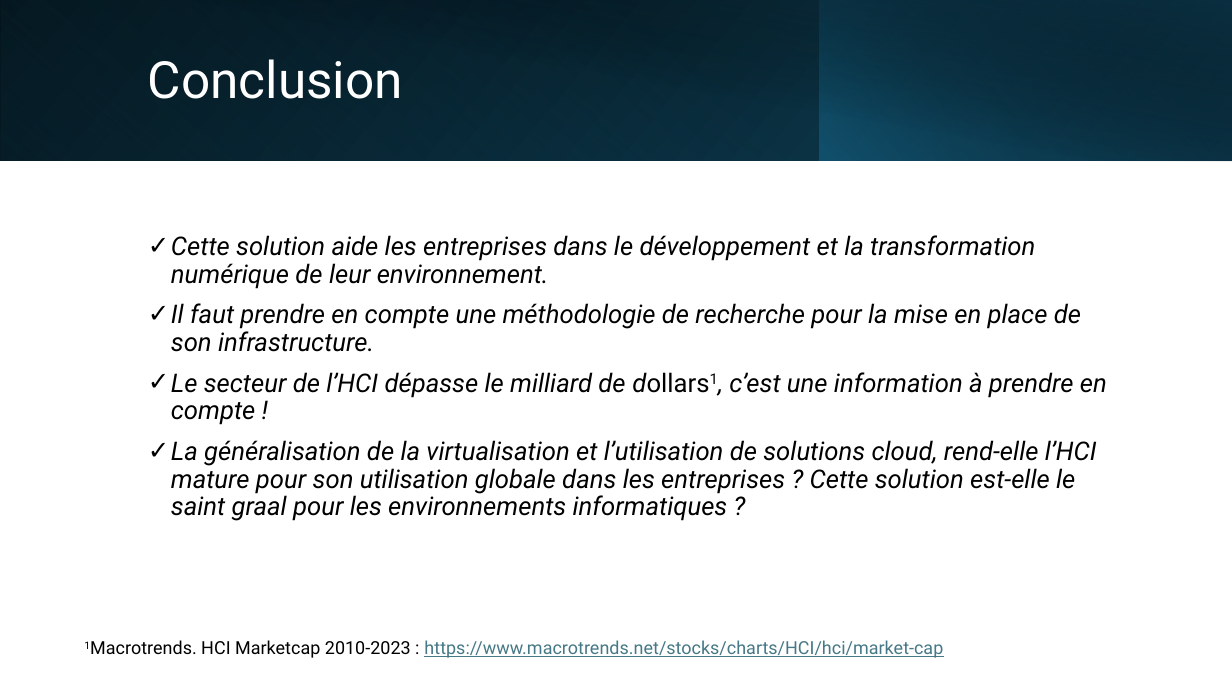
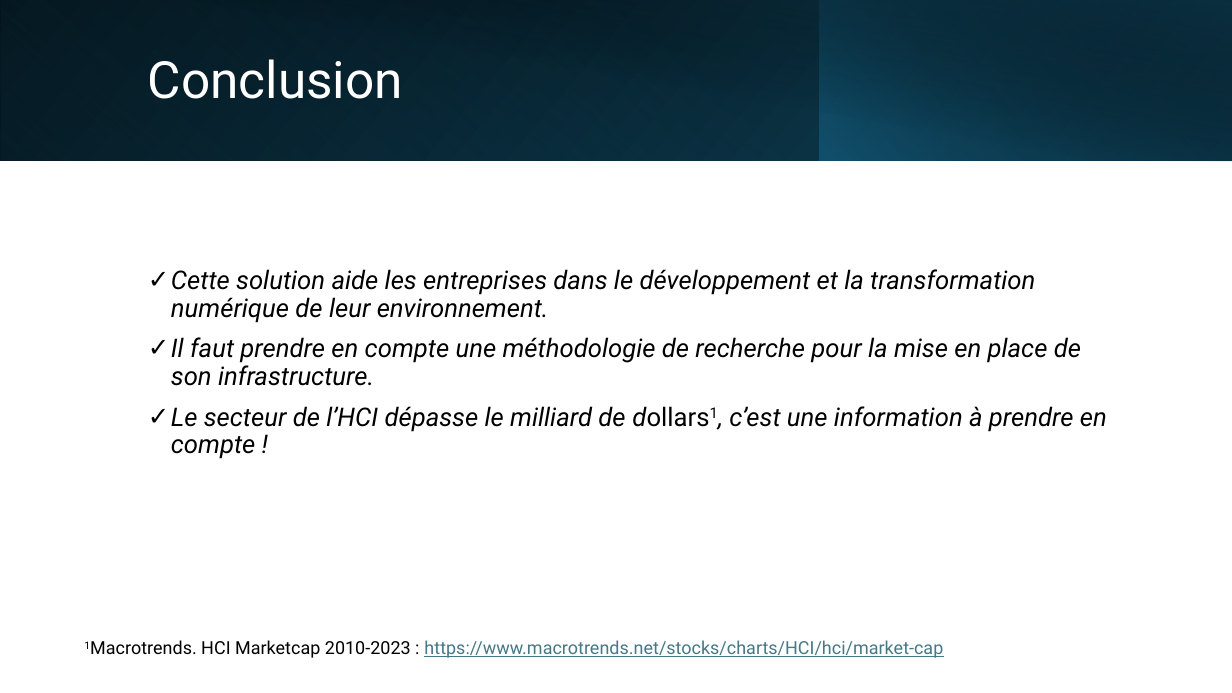
Before and after one commit to Vinc1347900/Stage_Henallux, a slide deck: slide 26 of TFE/DHAIMI_Vincent_PP_TFE.pptx. Drawn at 1232x693 pixels with LibreOffice and Linux fonts; fonts in the diff are those of the drawing. Boxes give left, top, right and bottom in pixels: in the first picture for what was removed or moved away, otherwise in the second. Text is boxed around its words. In the diff, an @@ line names an element or a change of style, - is before the commit and + after.

```diff
--- a/TFE/DHAIMI_Vincent_PP_TFE.pptx
+++ b/TFE/DHAIMI_Vincent_PP_TFE.pptx
@@ text at (x1=171, y1=440, x2=1097, y2=521): paragraph removed @@
-✓ La généralisation de la virtualisation et l’utilisation de solutions cloud, rend-elle l’HCI mature pour son utilisation globale dans les entreprises ? Cette solution est-elle le saint graal pour les environnements informatiques ?
```
Also in this commit, not shown: 1 other slide changed, 1 other file.
